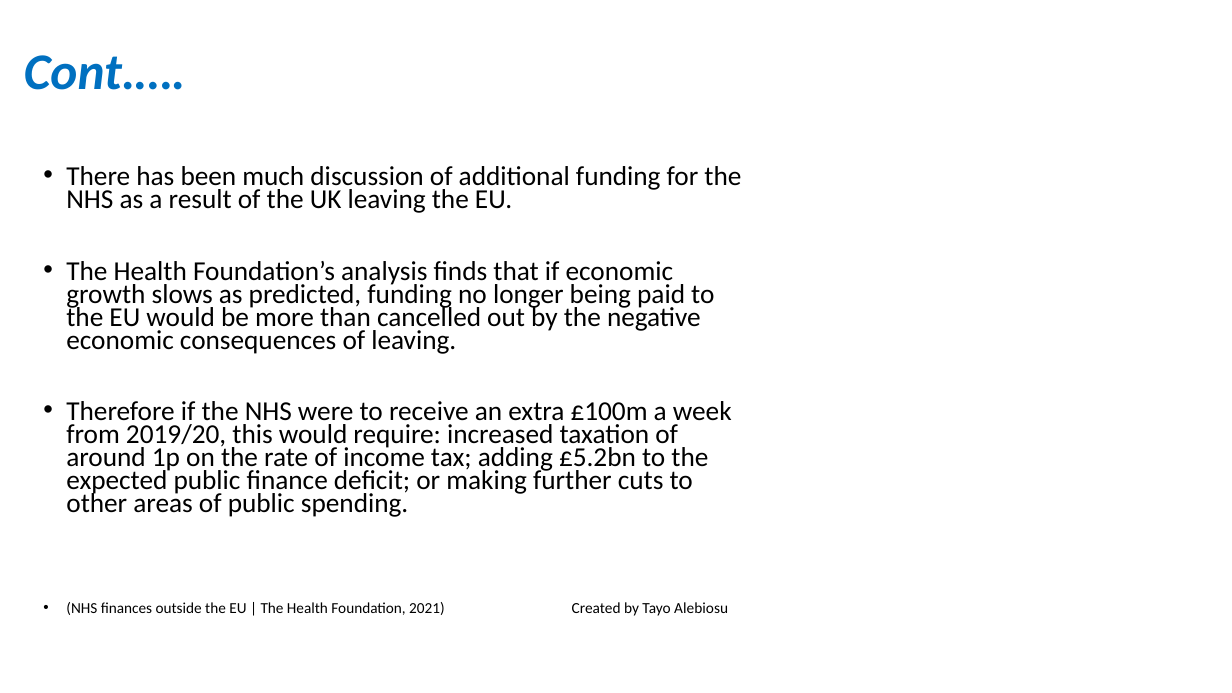
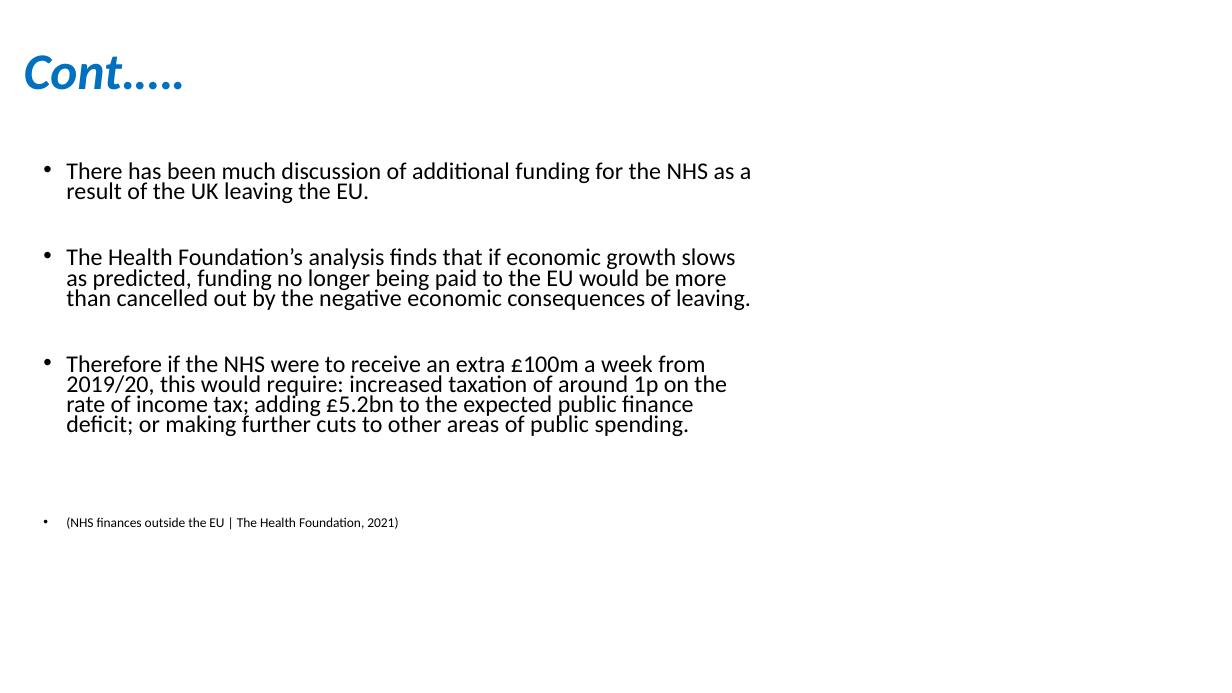
Before and after one commit to Chandy68/new-portal.lsclondon.co.uk-administrator, a slide deck: slide 22 of templates/ncd_fdhsc_ci/LSC-CSI-WEEK-2.pptx (slide 23 before the commit). Drawn at 1232x693 pixels with LibreOffice and Linux fonts; fonts in the diff are those of the drawing; background and template pictures are left out. Boxes give left, top, right and bottom in pixels: in the first picture for what was removed or moved away, otherwise in the second. Text is boxed around its words. In the diff, an @@ line names an element or a change of style, - is before the commit and + after.

```diff
--- a/templates/ncd_fdhsc_ci/LSC-CSI-WEEK-2.pptx
+++ b/templates/ncd_fdhsc_ci/LSC-CSI-WEEK-2.pptx
@@ text "There has been much discussion ..." at (66,162,752,529): size 21.2 to 18.7 pt; size 11.9 to 10.4 pt in "(NHS finances outside the EU | The ..." @@
@@ text removed at (572,602,728,616) @@
-Created by Tayo Alebiosu
```
Also in this commit, not shown: 22 other slides changed, 2 slides removed, 2 other files.
